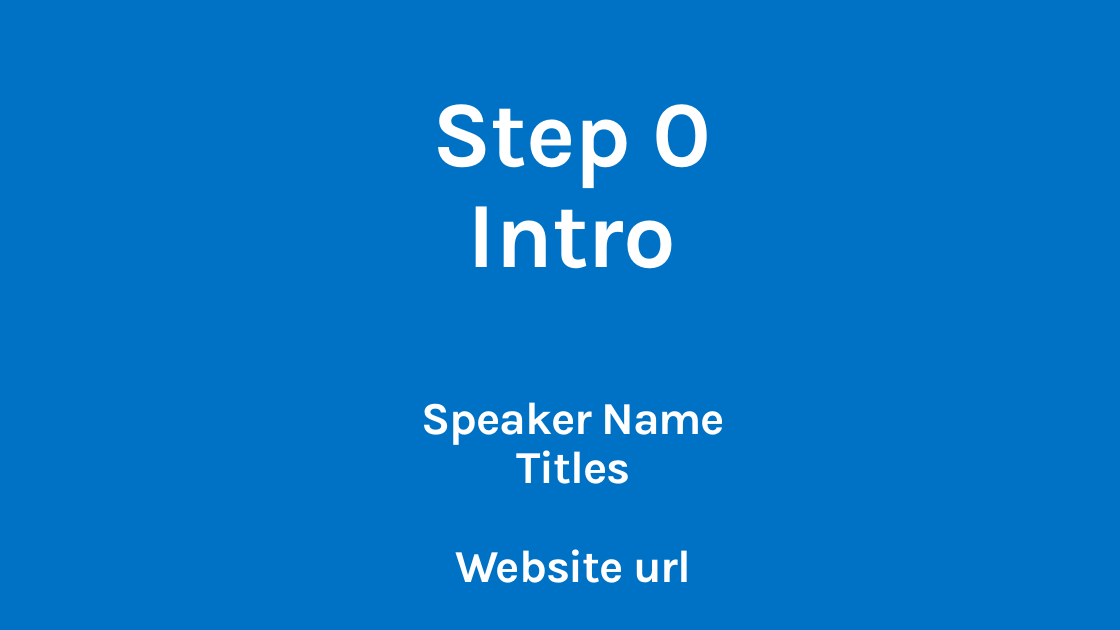
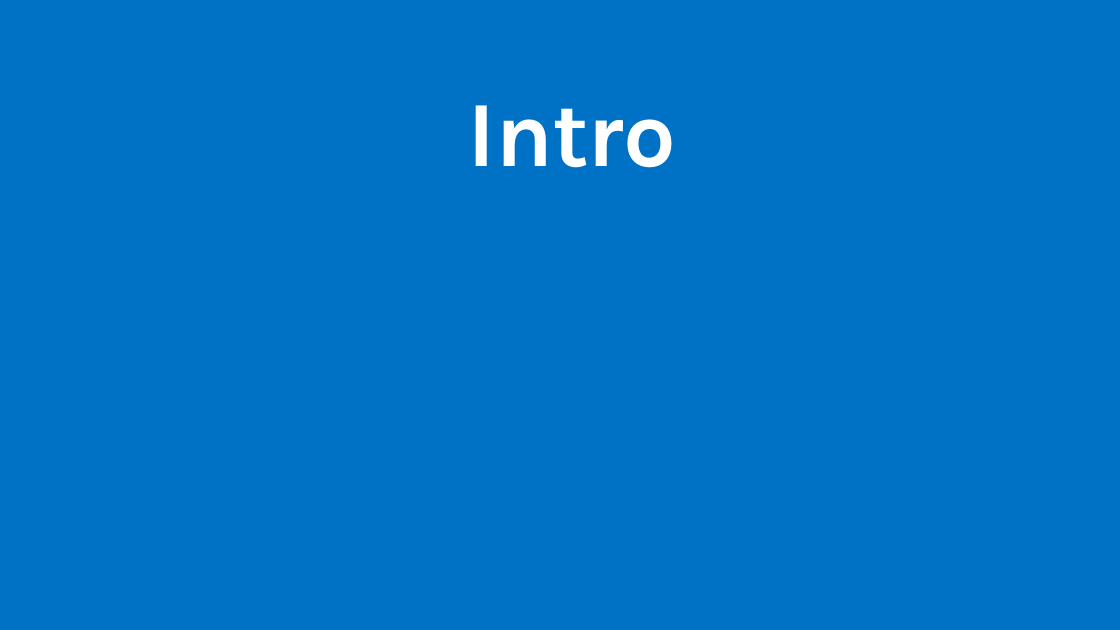
Before and after one commit to MSDEVMTL/GlobalAzureBootcamp2018, a slide deck: slide 6 of Step0/Intro.pptx. Drawn at 1120x630 pixels with LibreOffice and Linux fonts; fonts in the diff are those of the drawing; background and template pictures are left out. Boxes give left, top, right and bottom in pixels: in the first picture for what was removed or moved away, otherwise in the second. Text is boxed around its words. In the diff, an @@ line names an element or a change of style, - is before the commit and + after.

```diff
--- a/Step0/Intro.pptx
+++ b/Step0/Intro.pptx
@@ title at (468, 105, 676, 168): text changed @@
-Step 0
-Intro
+Intro
@@ text removed at (422, 402, 725, 583) @@
-Speaker Name
-Titles
-Website url
```
Also in this commit, not shown: 1 other slide changed, 1 slide added, 1 slide removed, 1 other file.
